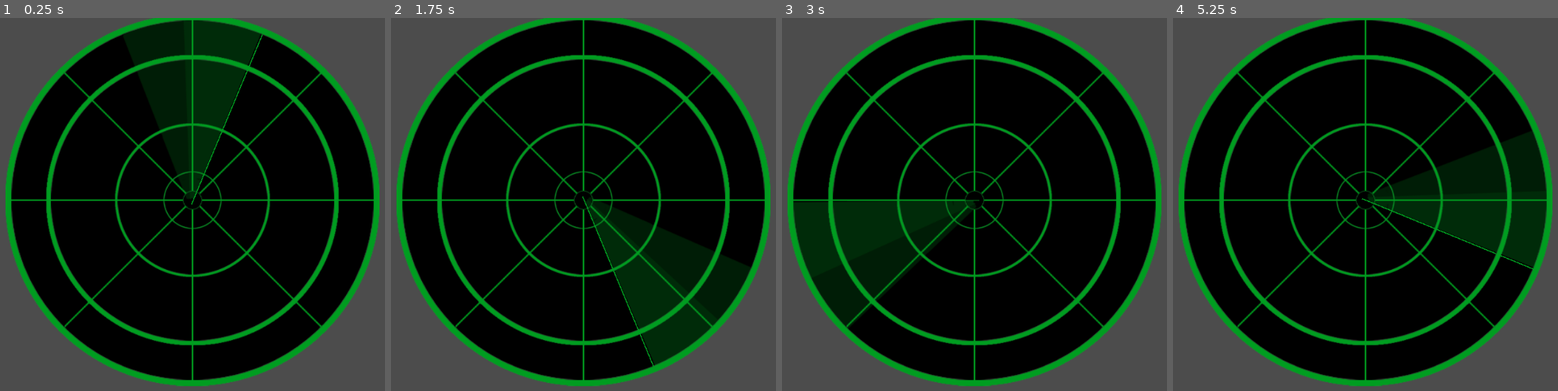
Above: before the commit, frames 1-4 (left to right).
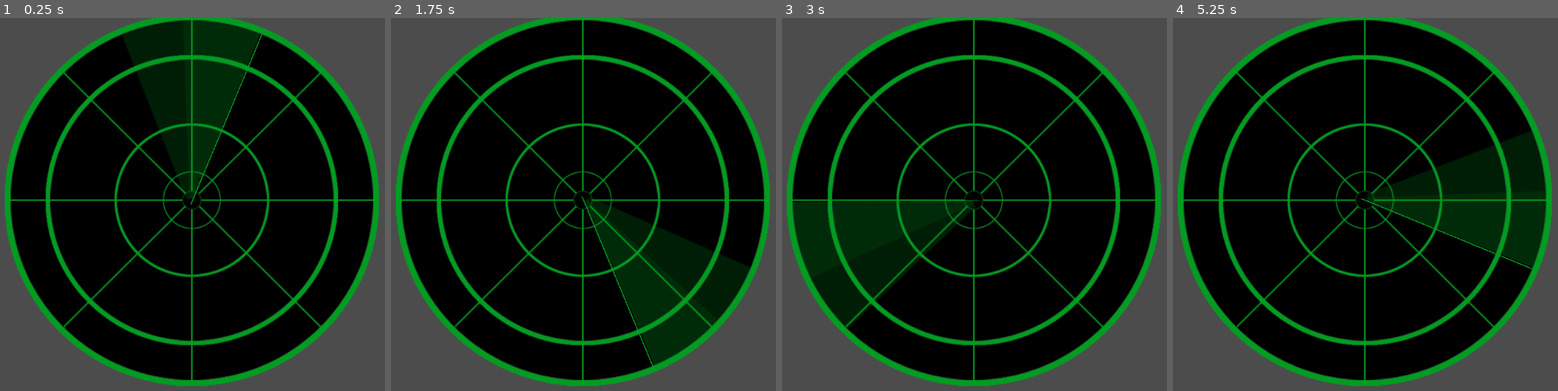
Above: after the commit, the same moments.

Repository: AllexisAlvarico/HH-Godot-Radar
Game: Godot game, scene res://Scenes/GameplayScreen.tscn
Two runs of this game, one before a commit and one after it. Both use one fixed random seed, a clock stepped at 60 frames per second and the inputs below.
Inputs:
- Up to frame 1 (0.25 s): no input
- Up to frame 2 (1.75 s): no input
- Up to frame 3 (3 s): no input
- Up to frame 4 (5.25 s): no input

The runs differ from the first frame. In frame 1, 4.9% of the frame differs, in the area x 1-99%, y 0-99%; in frame 2, 4.8%; in frame 3, 4.6%; in frame 4, 4.8%.
Error after the commit: Invalid call to function 'randomize' in base 'RandomNumberGenerator'. Expected 0 arguments. (res://Scripts/Data.gd:16)

Commit message:
added the setter and getter function to the planeData

Diff:
--- a/Prefabs/PingScene.tscn
+++ b/Prefabs/PingScene.tscn
@@ -7,16 +7,15 @@
 radius = 9.0
 
 [node name="Ping" type="Node2D"]
-position = Vector2( 0, -2 )
 script = ExtResource( 2 )
 
 [node name="KinematicBody2D" type="KinematicBody2D" parent="."]
 
 [node name="Sprite" type="Sprite" parent="KinematicBody2D"]
+position = Vector2( 0, 1.19209e-07 )
 scale = Vector2( 0.1, 0.1 )
 texture = ExtResource( 1 )
-offset = Vector2( 0, -9.72223 )
+offset = Vector2( 0, 0.277768 )
 
 [node name="CollisionShape2D" type="CollisionShape2D" parent="KinematicBody2D"]
-position = Vector2( 0, -1 )
 shape = SubResource( 1 )
--- a/Scenes/RadarScene.tscn
+++ b/Scenes/RadarScene.tscn
@@ -19,7 +19,7 @@
 rect_scale = Vector2( 1, 0.992152 )
 
 [node name="RadarObject" type="Node2D" parent="."]
-position = Vector2( -8, -1.00791 )
+position = Vector2( -9, -1.00791 )
 script = ExtResource( 5 )
 
 [node name="RadarSprite" type="Sprite" parent="RadarObject"]
--- a/Scripts/Data.gd
+++ b/Scripts/Data.gd
@@ -1,8 +1,64 @@
 extends Node2D
 
+
+var random = RandomNumberGenerator.new()
+export(int) var planeType
+export(String) var faction
+export(String) var aircraftName
+export(int) var planeID
+
+
+#####################################
+#		Public Functions			#
+#####################################
+
 func _ready():
-	pass # Replace with function body.
+	planeType = random.randomize(0,5)
+	_setData()
 
-func _process(delta):
-	if self.name == "Radarline":
-		print("Pinged")
+#####################################
+#		Setter Functions			#
+#####################################
+
+func _setData():
+	match planeType:
+		0:
+			aircraftName = "F6F Hellcat";
+			faction = "allied";
+			#sprite
+		1:
+			aircraftName = "P-38 Lightning";
+			faction = "allied";
+			#sprite
+		2:
+			aircraftName = "B-17 Flying Fortress";
+			faction = "allied";
+			#sprite
+		3:
+			aircraftName = "Messerschmit 'ME. 110'";
+			faction = "axis";
+			#sprite
+		4:
+			aircraftName = "Heinkel 'HE.111'";
+			faction = "axis";
+			#sprite
+		5:
+			aircraftName = "Focke-wulf 'F.W.200'";
+			faction = "axis";
+			#sprite
+
+#####################################
+#		Getter Functions			#
+#####################################
+
+func _getPlaneType() -> int:
+	return planeType
+
+func _getID() -> int:
+	return planeID
+
+func _getAircraftName() -> String:
+	return aircraftName
+
+func _getFaction() -> String:
+	return faction
